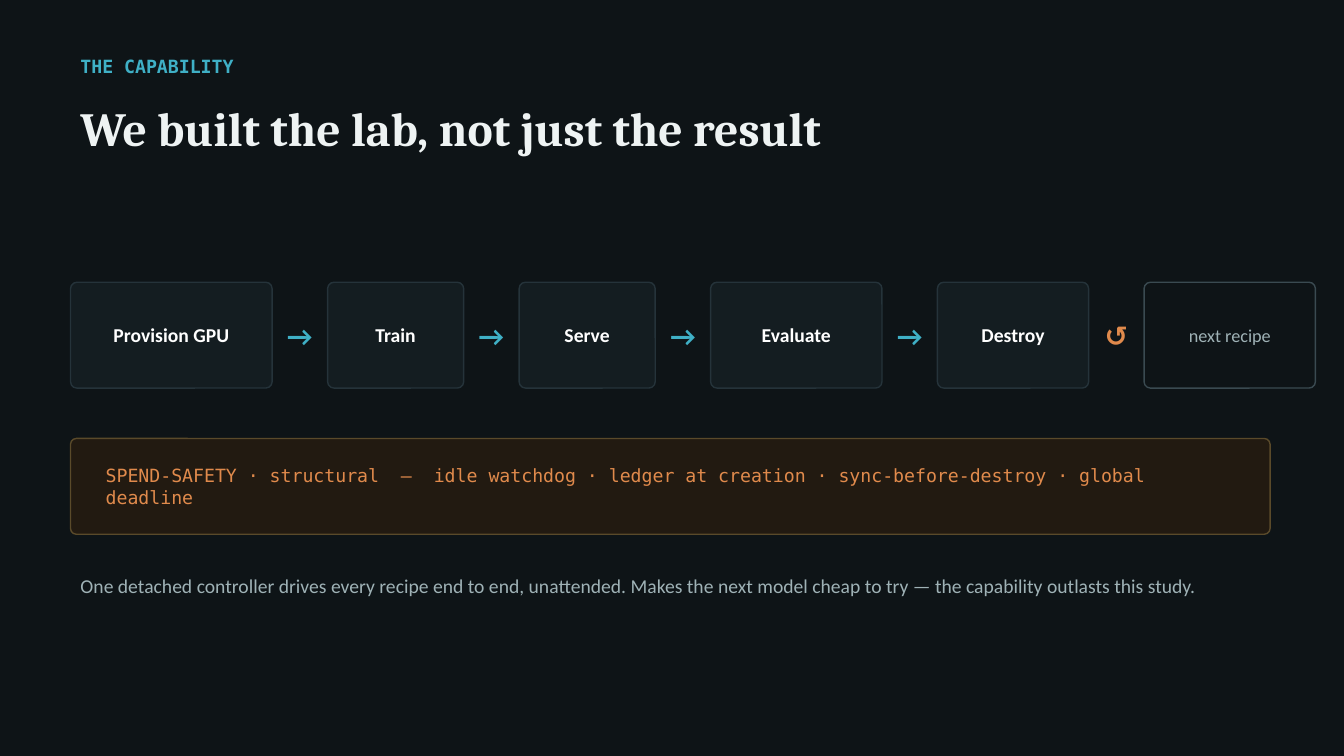
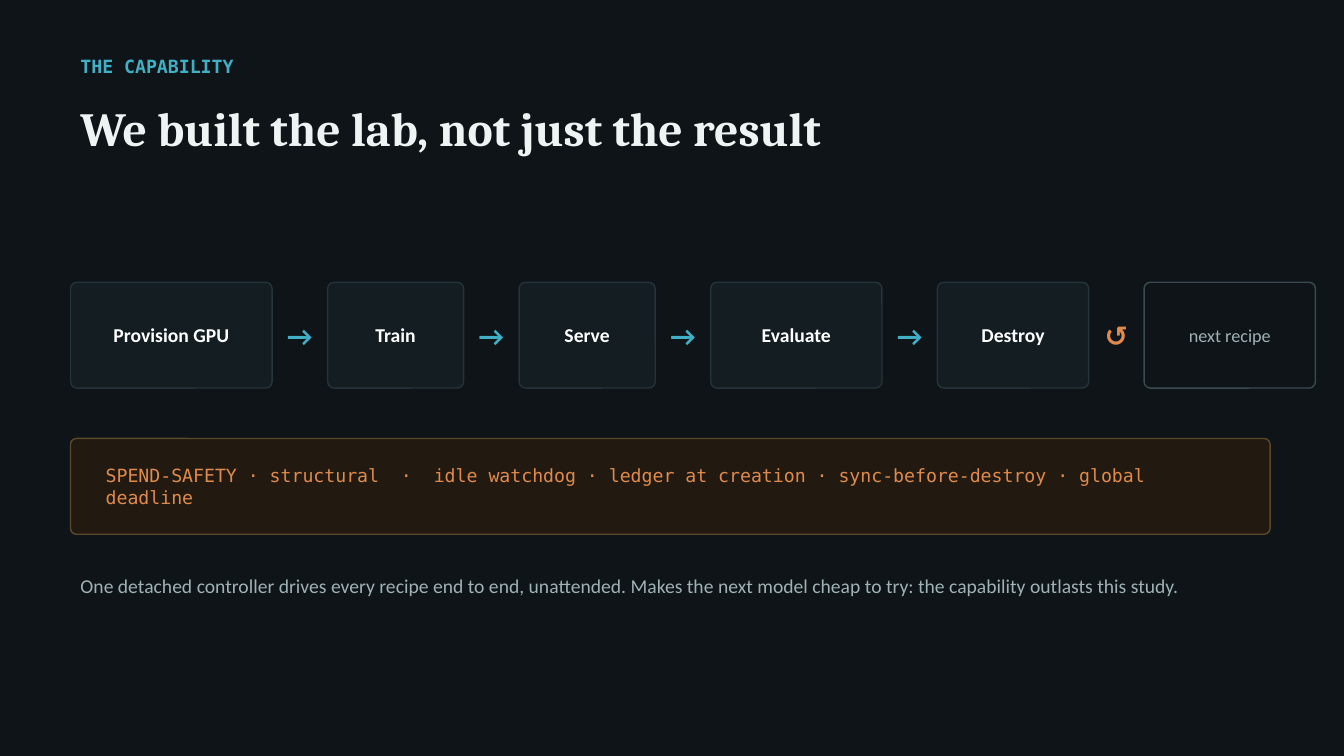
Before and after one commit to arunmenon/gisting-coding-agent, a slide deck: slide 9 of Gisting-CTO-deck.pptx. Drawn at 1344x756 pixels with LibreOffice and Linux fonts; fonts in the diff are those of the drawing. Boxes give left, top, right and bottom in pixels: in the first picture for what was removed or moved away, otherwise in the second. Text is boxed around its words. In the diff, an @@ line names an element or a change of style, - is before the commit and + after.

```diff
--- a/Gisting-CTO-deck.pptx
+++ b/Gisting-CTO-deck.pptx
@@ text at (106, 468, 1145, 486): text changed @@
-SPEND-SAFETY · structural — idle watchdog · ledger at creation · sync-before-destroy · global deadline
+SPEND-SAFETY · structural · idle watchdog · ledger at creation · sync-before-destroy · global deadline
@@ text at (80, 579, 1178, 596): text changed @@
-One detached controller drives every recipe end to end, unattended. Makes the next model cheap to try — the capability outlasts this study.
+One detached controller drives every recipe end to end, unattended. Makes the next model cheap to try: the capability outlasts this study.
```
Also in this commit, not shown: 9 other slides changed, 4 other files.
